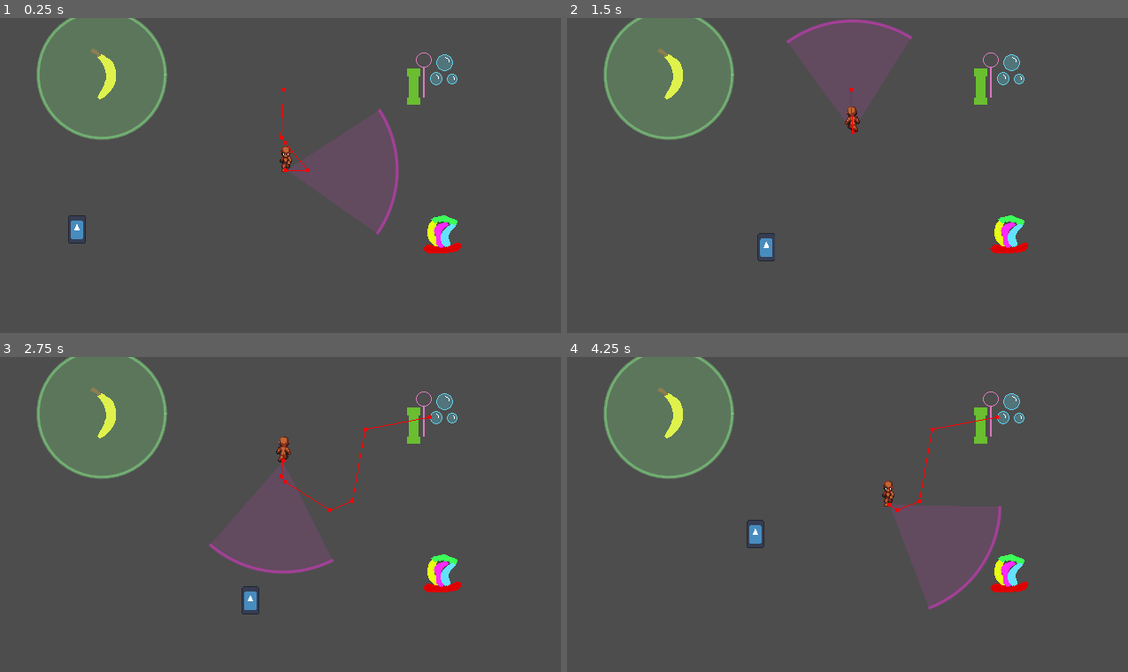
Above: before the commit, frames 1-4 (two rows, left to right).
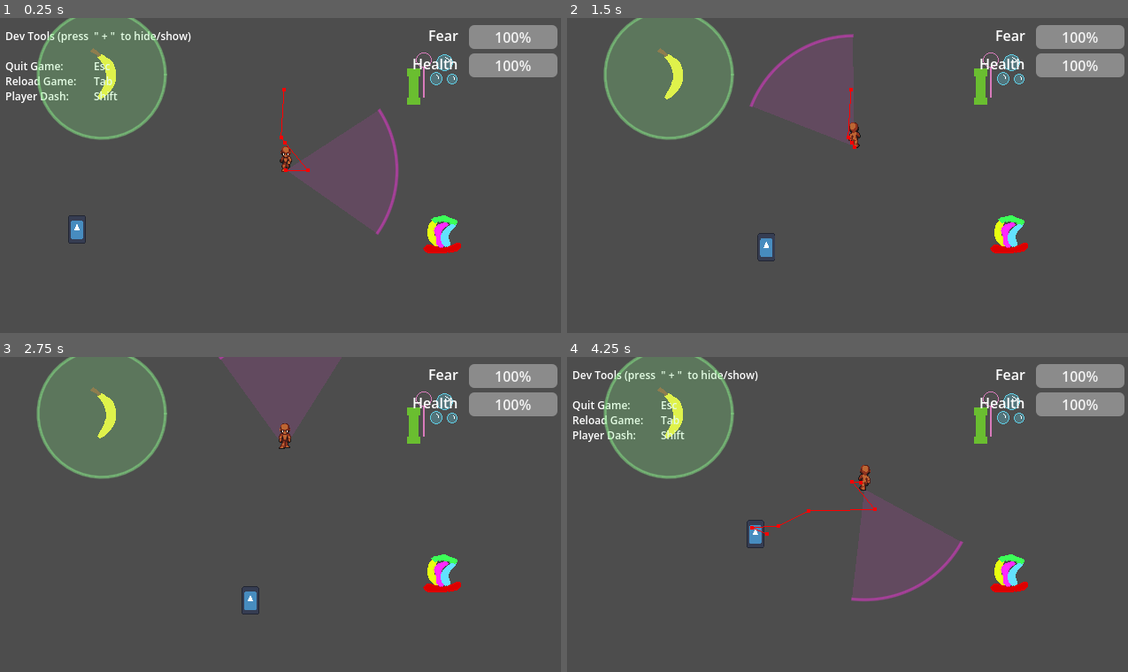
Above: after the commit, the same moments.

Repository: CarolineRoemer1998/NotABug
Game: Godot game, scene res://components/main/main.tscn
Same seed, same stepped clock (60 frames per second), same inputs: the game is played once before the commit and once after it. The engine's default icon, where the game draws it, is replaced by a stand-in: a white triangle on a blue panel in a dark square.
Inputs:
- Up to frame 1 (0.25 s): no input
- Up to frame 2 (1.5 s): hold D (move_right) 0.53-1.28 s; tap Shift (dash) at 0.6 s; hold S (move_down) from 1.28 s (still down); tap ] (show_or_hide_dev_tools) at 1.35 s
- Up to frame 3 (2.75 s): release S (move_down) at 2.03 s; hold D (move_right) from 2.03 s (still down); tap Shift (dash) at 2.1 s
- Up to frame 4 (4.25 s): release D (move_right) at 2.78 s; hold W (move_up) 2.78-3.53 s; tap ] (show_or_hide_dev_tools) at 2.85 s; hold A (move_left) from 3.53 s (still down); tap Shift (dash) at 3.6 s

The runs differ from the first frame. In frame 1, 3.5% of the frame differs, in the area x 0-100%, y 2-27%; in frame 2, 3.4%; in frame 3, 3.2%; in frame 4, 4.5%, in the area x 0-100%, y 2-81%.

Commit message:
refactor: adjust enemy speeds and sight parameters for improved gameplay dynamics;

Diff:
--- a/components/enemy copy.gd
+++ b/components/enemy copy.gd
@@ -12,10 +12,10 @@
 @export var allow_diagonal_movement: bool = true
 @export var Goal: Node2D
 
-@export var patrol_speed: float = 55.0
-@export var chase_speed: float = 85.0
-@export var chase_speed_close: float = 62.0
-@export var chase_speed_aggro: float = 52.0
+@export var patrol_speed: float = 42.0
+@export var chase_speed: float = 65.0
+@export var chase_speed_close: float = 48.0
+@export var chase_speed_aggro: float = 43.0
 @export var melee_boost_speed: float = 105.0
 @export var melee_boost_time: float = 0.35
 @export var patrol_wait_min: float = 0.4
@@ -23,9 +23,9 @@
 
 @export var sight_distance: float = 125.0
 @export var sight_half_angle_deg: float = 34.0
-@export var sight_memory_time: float = 1.2
-@export var chase_lose_distance: float = 150.0
-@export var search_time_after_los: float = 2
+@export var sight_memory_time: float = 2.5
+@export var chase_lose_distance: float = 180.0
+@export var search_time_after_los: float = 2.6
 
 @export var close_attack_radius: float = 35.0
 @export var far_attack_radius: float = 110.0
--- a/components/main/main.tscn
+++ b/components/main/main.tscn
@@ -96,9 +96,6 @@
 [node name="Player" parent="Game" unique_id=284675764 instance=ExtResource("1_63q0e")]
 position = Vector2(93, 239)
 
-[node name="UI" parent="Game/Player" index="5" unique_id=1900340849]
-visible = false
-
 [node name="ItemSpawnPositions" type="Node2D" parent="Game" unique_id=153864833]
 
 [node name="Spawn1" type="Node2D" parent="Game/ItemSpawnPositions" unique_id=1160575753]
@@ -167,7 +164,6 @@
 [node name="CollisionShape2D" type="CollisionShape2D" parent="Game/StaticBody2D10" unique_id=145393541]
 
 [node name="UI" type="Control" parent="." unique_id=443723934]
-visible = false
 layout_mode = 3
 anchors_preset = 0
 offset_right = 640.0
@@ -186,7 +182,6 @@
 anchors_preset = 0
 
 [node name="DevUI" type="Control" parent="UI" unique_id=2020869848]
-visible = false
 layout_mode = 1
 anchors_preset = 15
 anchor_right = 1.0
@@ -195,7 +190,6 @@
 grow_vertical = 2
 
 [node name="MarginContainer" type="MarginContainer" parent="UI/DevUI" unique_id=1266564932]
-visible = false
 layout_mode = 1
 anchors_preset = 15
 anchor_right = 1.0
@@ -208,7 +202,6 @@
 theme_override_constants/margin_bottom = 12
 
 [node name="RichTextLabel" type="RichTextLabel" parent="UI/DevUI/MarginContainer" unique_id=1656751864]
-visible = false
 layout_mode = 2
 theme_override_font_sizes/normal_font_size = 12
 text = "Dev Tools (press  \" + \"  to hide/show)
